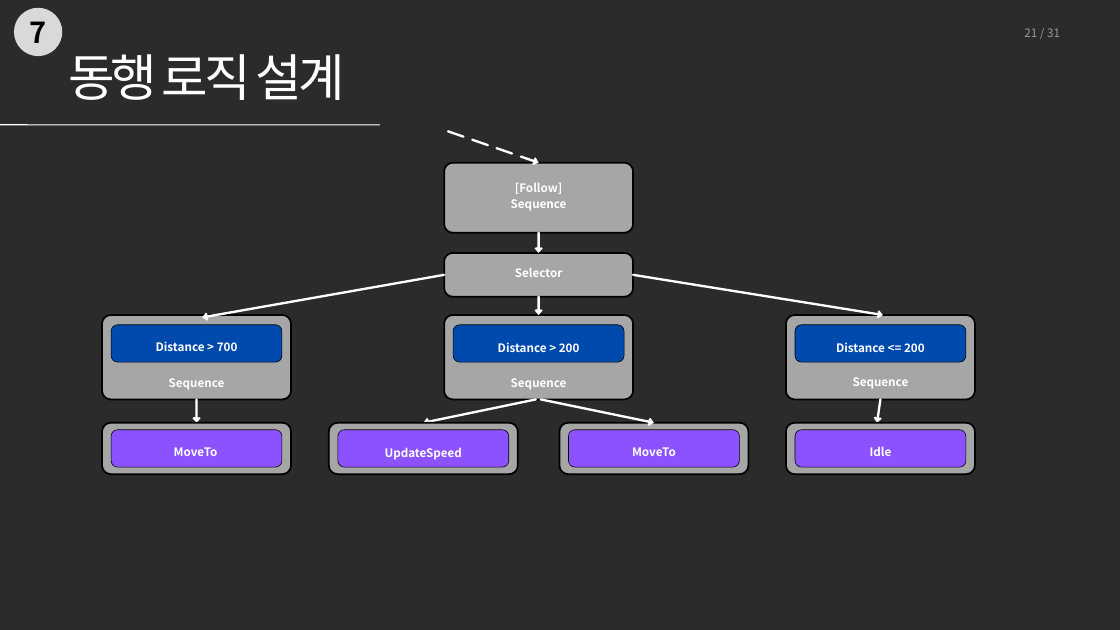
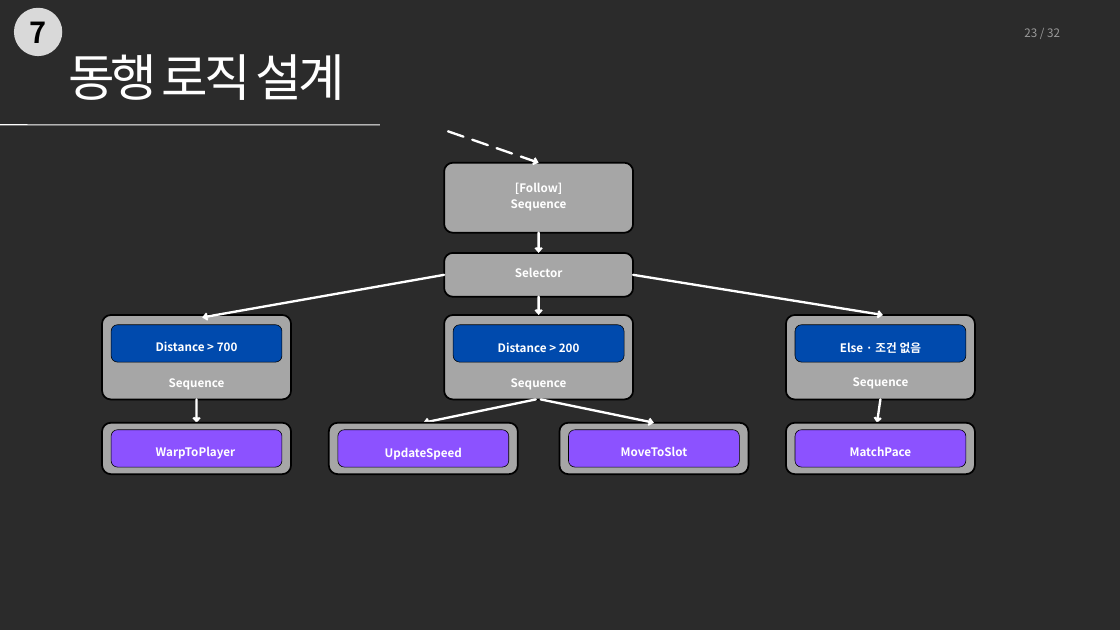
Before and after one commit to 0518tune/portfolio, a slide deck: slide 23 of files/수정본/동행자_BT설계.pptx (slide 21 before the commit). Drawn at 1120x630 pixels with LibreOffice and Linux fonts; fonts in the diff are those of the drawing; background and template pictures are left out; a plain dark background stands for a picture behind light text. Boxes give left, top, right and bottom in pixels: in the first picture for what was removed or moved away, otherwise in the second. Text is boxed around its words. In the diff, an @@ line names an element or a change of style, - is before the commit and + after.

```diff
--- a/files/수정본/동행자_BT설계.pptx
+++ b/files/수정본/동행자_BT설계.pptx
@@ text at (1024,28,1060,37): text changed @@
-21 / 31
+23 / 32
@@ text at (840,342,921,353): text changed @@
-Distance <= 200
+Else · 조건 없음
@@ text at (156,446,236,459): text changed @@
-MoveTo
+WarpToPlayer
@@ text at (621,446,688,456): text changed @@
-MoveTo
+MoveToSlot
@@ text at (850,446,912,456): text changed @@
-Idle
+MatchPace
```
Also in this commit, not shown: 28 other slides changed, 2 slides added, 1 slide removed, 6 other files.
